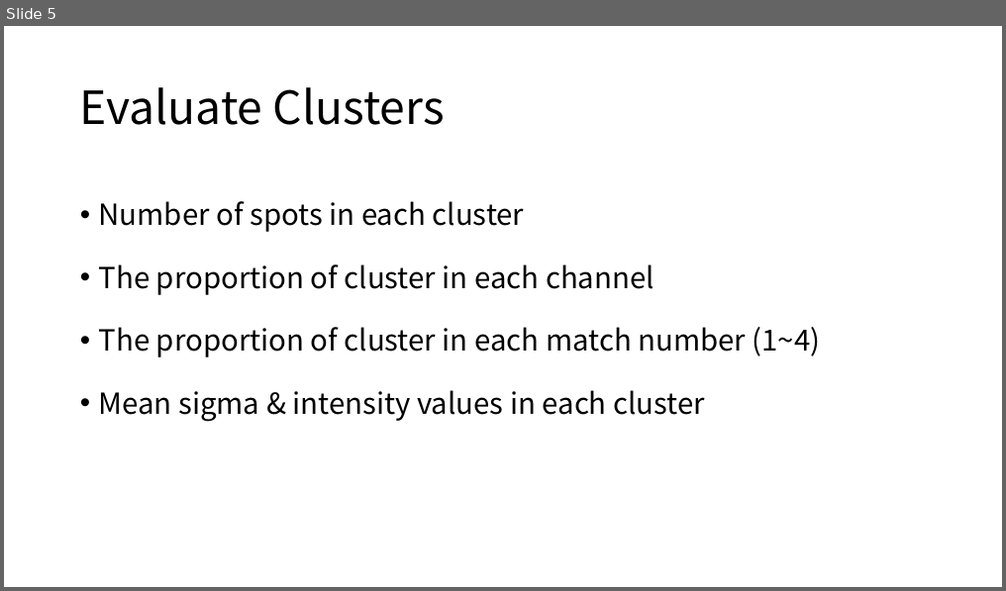
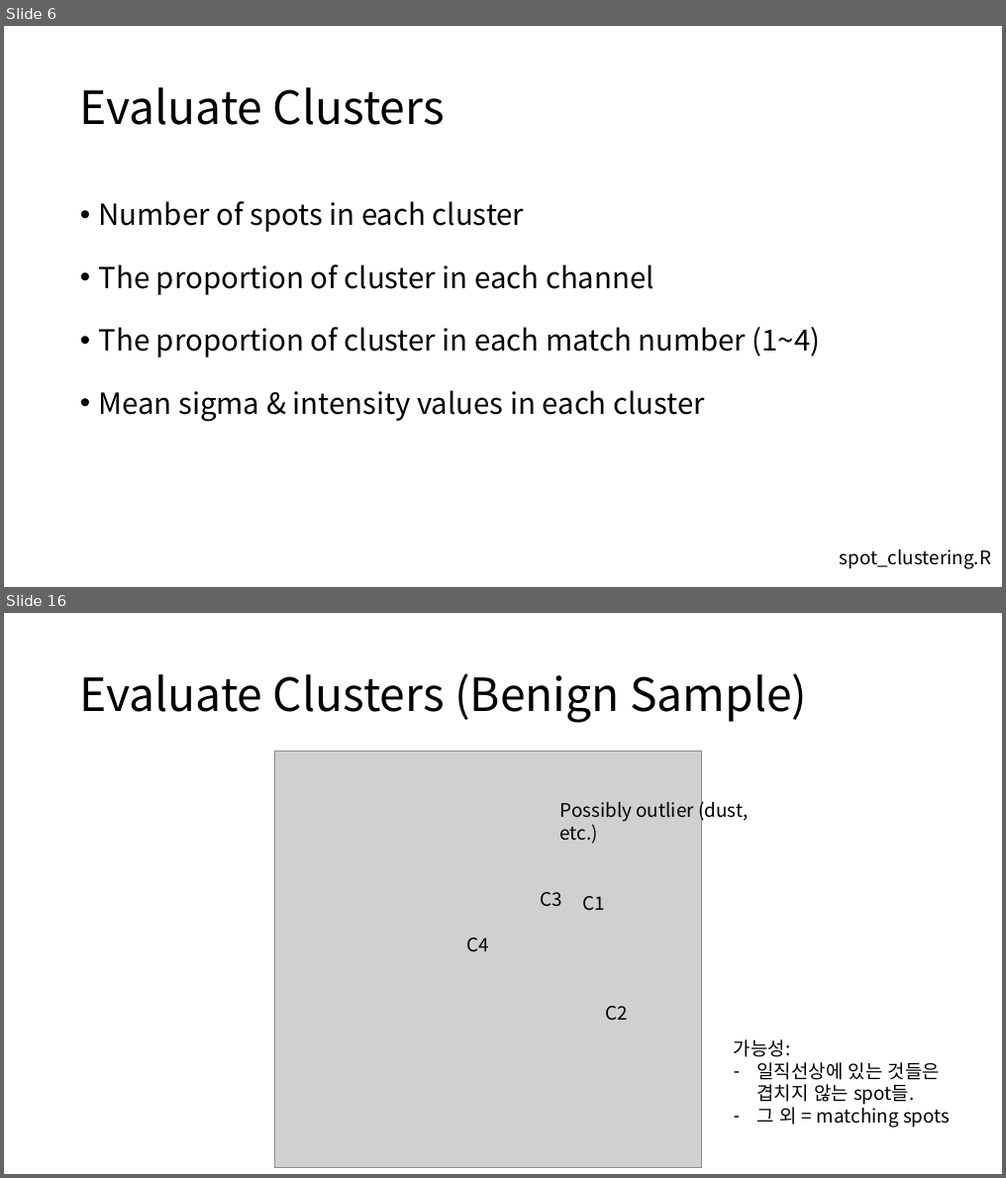
Before and after one commit to HeesooSong/UNIST_internship, a slide deck: Progress Update/20221108_Progress Update.pptx. Shown one above the other, each under a label of ours: slide 5 before the commit, slides 6 and 16 after it; the slides between them are not shown. The pictures are 1006x591 and 1006x1178 pixels, drawn with LibreOffice and Linux fonts; fonts in the diff are those of the drawing; grey boxes stand for pictures. Boxes give left, top, right and bottom in pixels: in the first picture for what was removed or moved away, otherwise in the second. Text is boxed around its words. In the diff, an @@ line names an element or a change of style, - is before the commit and + after.

```diff
--- a/Progress Update/20221108_Progress Update.pptx
+++ b/Progress Update/20221108_Progress Update.pptx
@@ slide 16 added at [4,613,1002,1174], background #FFFFFF @@
@@ title added at [80,673,807,723], 44 pt, text #000000 @@
+Evaluate Clusters (Benign Sample)
@@ picture added at [274,752,701,1168] @@
@@ text added at [560,798,747,844], 18 pt, text #000000 @@
+Possibly outlier (dust, etc.)
@@ text added at [541,892,563,907], 18 pt, text #000000 @@
+C3
@@ text added at [582,896,605,911], 18 pt, text #000000 @@
+C1
@@ text added at [466,938,489,953], 18 pt, text #000000 @@
+C4
@@ text added at [605,1006,628,1021], 18 pt, text #000000 @@
+C2
@@ text added at [734,1040,949,1128], 18 pt, text #000000 @@
+가능성:
+– 일직선상에 있는 것들은 겹치지 않는 spot들.
+– 그 외 = matching spots
@@ what was slide 5 is now slide 6 @@
@@ slide 6 changed as well @@
@@ text added at [840,550,992,570], 18 pt, text #000000 @@
+spot_clustering.R
```
Also in this commit, not shown: 3 other slides changed, 13 other slides added, 2 slides removed, 15 other files.
